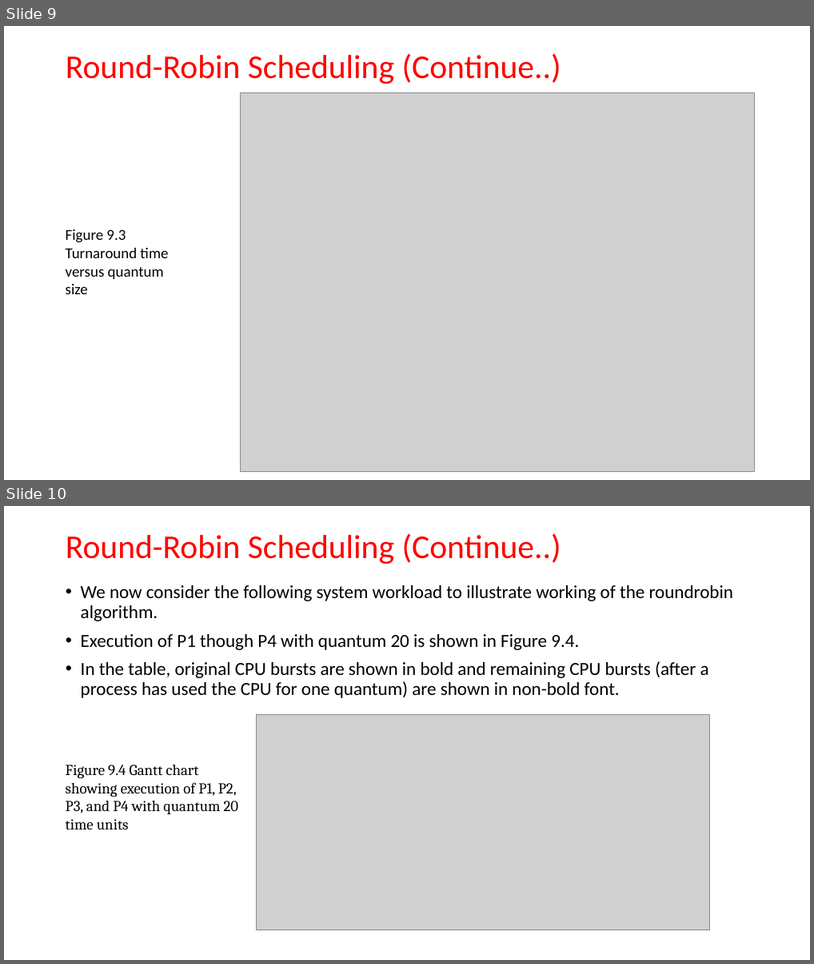
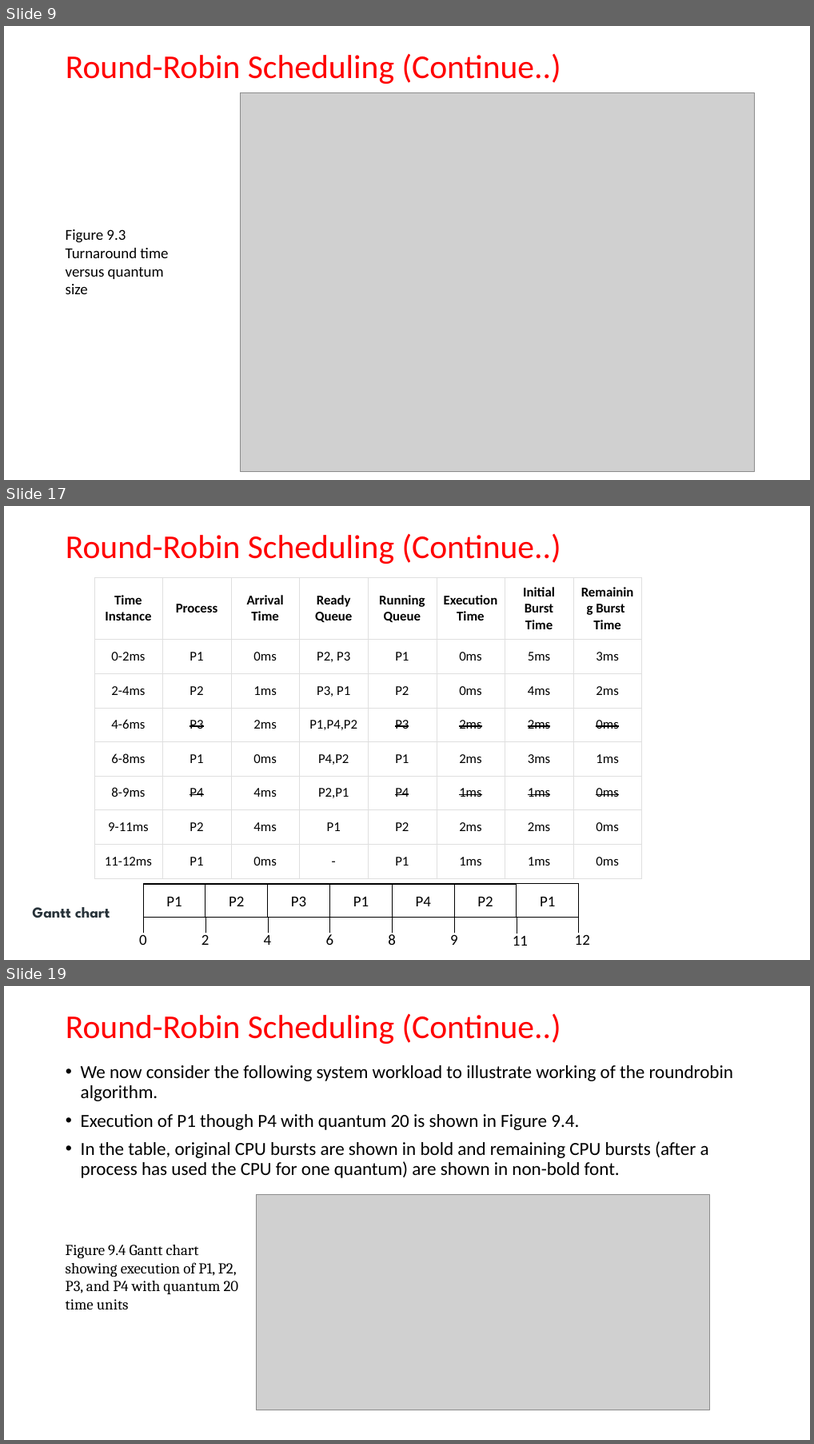
Before and after one commit to bamboat3/os, a slide deck: Lecture-9.pptx. Shown one above the other, each under a label of ours: slides 9 and 10 before the commit, slides 9, 17 and 19 after it; the slides between them are not shown. The pictures are 814x964 and 814x1444 pixels, drawn with LibreOffice and Linux fonts; fonts in the diff are those of the drawing; grey boxes stand for pictures. Boxes give left, top, right and bottom in pixels: in the first picture for what was removed or moved away, otherwise in the second. Text is boxed around its words. In the diff, an @@ line names an element or a change of style, - is before the commit and + after.

```diff
--- a/Lecture-9.pptx
+++ b/Lecture-9.pptx
@@ slide 17 added at (x1=4, y1=506, x2=810, y2=960), background #FFFFFF @@
@@ title added at (x1=66, y1=534, x2=562, y2=564), 39.6 pt, text #FF0000 @@
+Round-Robin Scheduling (Continue..)
@@ table added at (x1=94, y1=577, x2=641, y2=875), 8 rows, 8 columns @@
+Time Instance | Process | Arrival Time | Ready Queue | Running Queue | Execution Time | Initial Burst Time | Remaining Burst Time
+0-2ms | P1 | 0ms | P2, P3 | P1 | 0ms | 5ms | 3ms
+2-4ms | P2 | 1ms | P3, P1 | P2 | 0ms | 4ms | 2ms
+4-6ms | P3 | 2ms | P1,P4,P2 | P3 | 2ms | 2ms | 0ms
+6-8ms | P1 | 0ms | P4,P2 | P1 | 2ms | 3ms | 1ms
+8-9ms | P4 | 4ms | P2,P1 | P4 | 1ms | 1ms | 0ms
+9-11ms | P2 | 4ms | P1 | P2 | 2ms | 2ms | 0ms
+11-12ms | P1 | 0ms | - | P1 | 1ms | 1ms | 0ms
@@ rectangle added at (x1=143, y1=884, x2=206, y2=916), fill #FFFFFF, outline #000000 1 pt, 18 pt, text #000000 @@
+P1
@@ rectangle added at (x1=206, y1=884, x2=268, y2=916), fill #FFFFFF, outline #000000 1 pt, 18 pt, text #000000 @@
+P2
@@ rectangle added at (x1=268, y1=884, x2=330, y2=916), fill #FFFFFF, outline #000000 1 pt, 18 pt, text #000000 @@
+P3
@@ rectangle added at (x1=330, y1=884, x2=392, y2=916), fill #FFFFFF, outline #000000 1 pt, 18 pt, text #000000 @@
+P1
@@ rectangle added at (x1=392, y1=884, x2=454, y2=916), fill #FFFFFF, outline #000000 1 pt, 18 pt, text #000000 @@
+P4
@@ rectangle added at (x1=454, y1=884, x2=517, y2=916), fill #FFFFFF, outline #000000 1 pt, 18 pt, text #000000 @@
+P2
@@ rectangle added at (x1=517, y1=884, x2=579, y2=916), fill #FFFFFF, outline #000000 1 pt, 18 pt, text #000000 @@
+P1
@@ text added at (x1=32, y1=907, x2=110, y2=918), 18 pt, text #273239, bold @@
+Gantt chart
@@ text added at (x1=139, y1=934, x2=147, y2=944), 18 pt, text #000000 @@
+0
@@ line added from (143, 916) to (143, 933), #000000 0.5 pt @@
@@ text added at (x1=202, y1=934, x2=210, y2=944), 18 pt, text #000000 @@
+2
@@ line added from (206, 916) to (206, 933), #000000 0.5 pt @@
@@ text added at (x1=264, y1=935, x2=272, y2=944), 18 pt, text #000000 @@
+4
@@ line added from (268, 916) to (268, 933), #000000 0.5 pt @@
@@ text added at (x1=326, y1=934, x2=334, y2=944), 18 pt, text #000000 @@
+6
@@ line added from (330, 916) to (330, 933), #000000 0.5 pt @@
@@ text added at (x1=388, y1=934, x2=396, y2=944), 18 pt, text #000000 @@
+8
@@ line added from (392, 916) to (392, 933), #000000 0.5 pt @@
@@ text added at (x1=450, y1=934, x2=458, y2=944), 18 pt, text #000000 @@
+9
@@ line added from (454, 916) to (454, 933), #000000 0.5 pt @@
@@ text added at (x1=513, y1=932, x2=528, y2=945), 18 pt, text #000000 @@
+11
@@ line added from (517, 917) to (517, 933), #000000 0.5 pt @@
@@ text added at (x1=575, y1=934, x2=590, y2=944), 18 pt, text #000000 @@
+12
@@ line added from (579, 916) to (579, 933), #000000 0.5 pt @@
@@ what was slide 10 is now slide 19 @@
```
Also in this commit, not shown: 8 other slides added.
